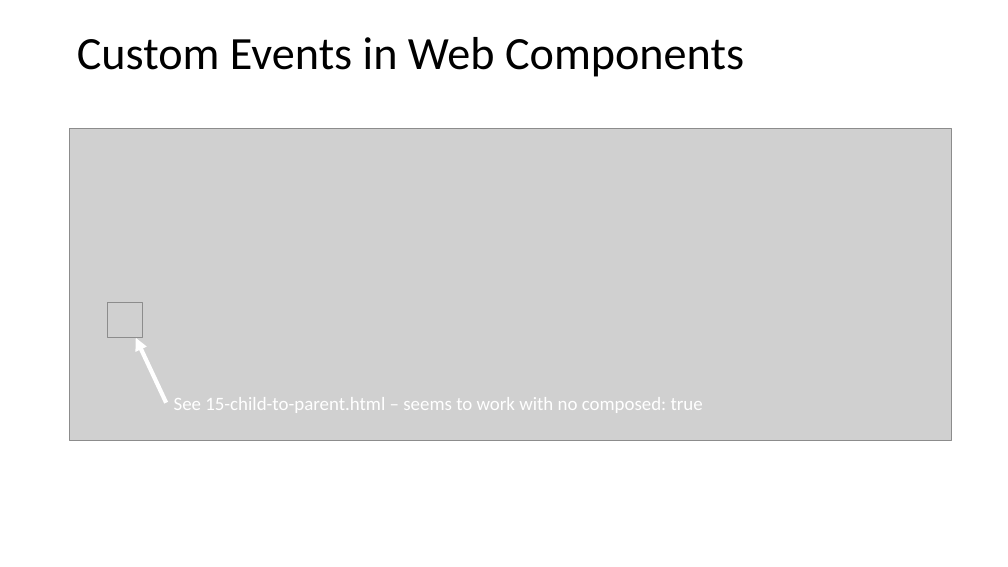
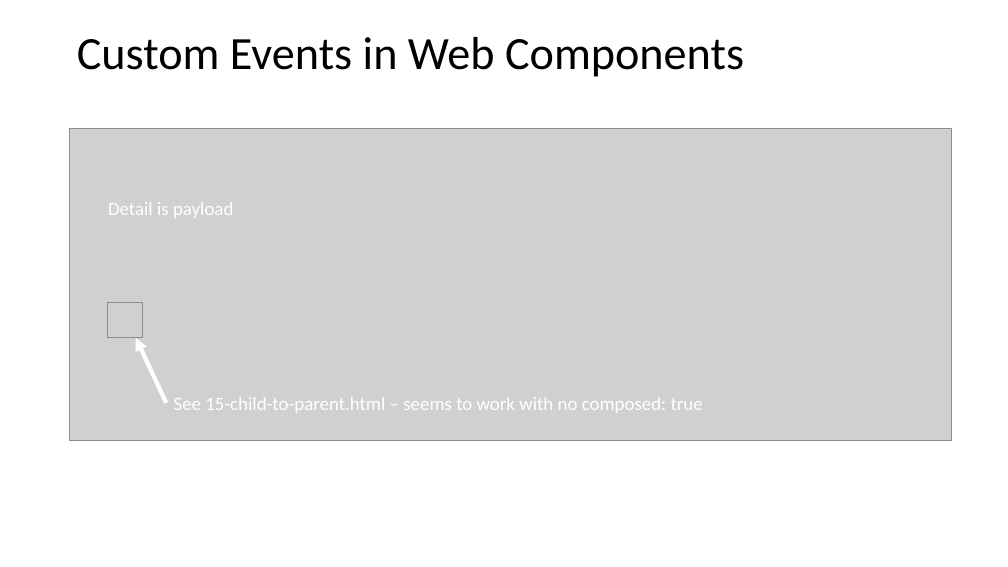
Before and after one commit to Python-Test-Engineer/web-components-v1, a slide deck: slide 5 of SLIDES/05-events.pptx. Drawn at 1008x567 pixels with LibreOffice and Linux fonts; fonts in the diff are those of the drawing; grey boxes stand for pictures. Boxes give left, top, right and bottom in pixels: in the first picture for what was removed or moved away, otherwise in the second. Text is boxed around its words. In the diff, an @@ line names an element or a change of style, - is before the commit and + after.

```diff
--- a/SLIDES/05-events.pptx
+++ b/SLIDES/05-events.pptx
@@ text added at bbox=[108, 202, 233, 218], 18 pt, text #FFFFFF @@
+Detail is payload
```
Also in this commit, not shown: 2 other slides changed, 7 other files.
